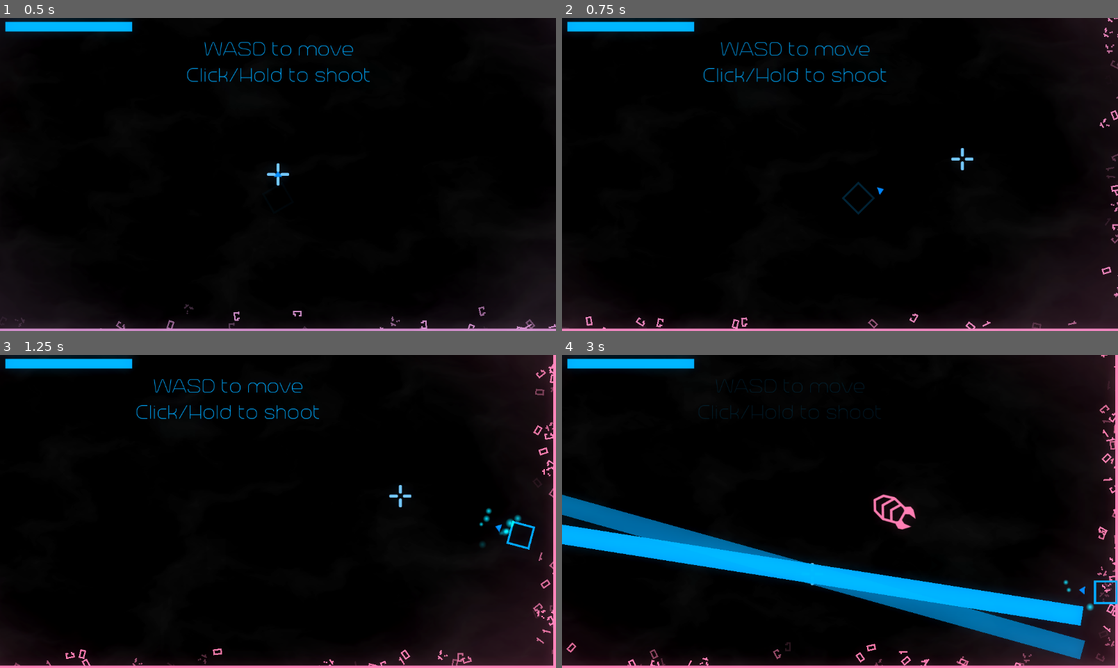
Above: before the commit, frames 1-4 (two rows, left to right).
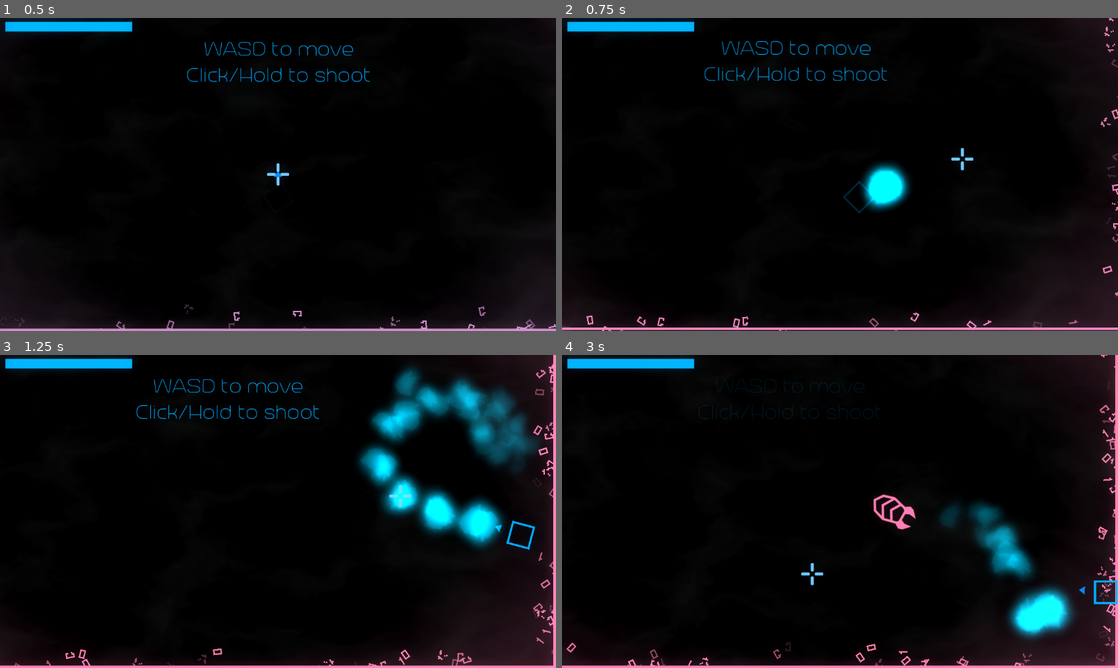
Above: after the commit, the same moments.

Repository: ArandomPsi/campfirejamthingy
Game: Godot game, scene res://scenes/testmap.tscn
The game is run twice, just before and just after one commit, with the same random seed, the same clock (stepped at 60 frames per second) and the same inputs. This scene is started directly instead of the project's main scene.
Inputs (mouse positions are in pixels of both pictures, inside the frame that each line leads up to):
- Up to frame 1 (0.5 s): no input
- Up to frame 2 (0.75 s): move the mouse to (962, 158) at 0.52 s; press the mouse at (962, 158) at 0.53 s; hold D (right) from 0.53 s (still down)
- Up to frame 3 (1.25 s): keep holding D (right)
- Up to frame 4 (3 s): move the mouse to (728, 527) at 1.27 s; release D (right) at 1.28 s; release the mouse at (728, 527) at 1.28 s; hold S (down) 1.28-2.03 s; click (728, 527) at 1.35 s; move the mouse to (895, 442) at 2.02 s; press the mouse at (895, 442) at 2.03 s; hold D (right) 2.03-2.78 s; move the mouse to (812, 574) at 2.77 s; release the mouse at (812, 574) at 2.78 s; hold W (up) from 2.78 s (still down); click (812, 574) at 2.85 s

Frame 1 is identical in both runs. In frame 2, 3.6% of the frame differs, in the area x 0-100%, y 0-100%; in frame 3, 8.4%; in frame 4, 13%, in the area x 0-96%, y 44-98%.

Commit message:
Flamethrower go brrrrr
It's to OP

Diff:
--- a/global.gd
+++ b/global.gd
@@ -4,7 +4,7 @@
 var flash : float = 0
 var room : int = 0
 var shake : float = 0
-var playerweapon : int = 4
+var playerweapon : int = 5
 var trueroom : int = 0
 var playerdead : bool = false
 
--- a/scenes/player.tscn
+++ b/scenes/player.tscn
@@ -1,10 +1,11 @@
-[gd_scene load_steps=45 format=3 uid="uid://cbha305rydvd2"]
+[gd_scene load_steps=52 format=3 uid="uid://cbha305rydvd2"]
 
 [ext_resource type="Script" path="res://scripts/player.gd" id="1_1b47p"]
 [ext_resource type="Texture2D" uid="uid://bbn8umujge3ki" path="res://assets/baseplayer.svg" id="1_o0pgg"]
 [ext_resource type="Texture2D" uid="uid://bi5mes7qa2r3e" path="res://assets/arrow-2.svg" id="3_pc355"]
 [ext_resource type="Script" path="res://scripts/vfx/flash.gd" id="4_1jcgd"]
 [ext_resource type="Texture2D" uid="uid://8sgyqfqvi4i6" path="res://assets/deltashot.svg" id="4_md74g"]
+[ext_resource type="Texture2D" uid="uid://c5rrkg2w5ppnv" path="res://assets/Flame.png" id="5_8apg7"]
 [ext_resource type="FontFile" uid="uid://buftca15lxprx" path="res://assets/HelloKetta-d99oX.ttf" id="5_c645l"]
 [ext_resource type="Shader" path="res://shaders/fog.gdshader" id="5_dbeld"]
 [ext_resource type="Shader" path="res://shaders/blur.gdshader" id="5_l0h6p"]
@@ -63,7 +64,39 @@
 metadata/_snap_enabled = true
 
 [sub_resource type="CircleShape2D" id="CircleShape2D_4cax6"]
-radius = 34.7723
+radius = 61.1242
+
+[sub_resource type="CanvasItemMaterial" id="CanvasItemMaterial_flae1"]
+blend_mode = 1
+
+[sub_resource type="Gradient" id="Gradient_1dol6"]
+colors = PackedColorArray(1, 1, 1, 1, 1, 1, 1, 0)
+
+[sub_resource type="GradientTexture1D" id="GradientTexture1D_ucxuv"]
+gradient = SubResource("Gradient_1dol6")
+
+[sub_resource type="Curve" id="Curve_fm603"]
+_data = [Vector2(0, 1), 0.0, 0.0, 0, 0, Vector2(1, 0.672476), 0.0, 0.0, 0, 0]
+point_count = 2
+
+[sub_resource type="CurveTexture" id="CurveTexture_e514h"]
+curve = SubResource("Curve_fm603")
+
+[sub_resource type="ParticleProcessMaterial" id="ParticleProcessMaterial_llhdc"]
+particle_flag_disable_z = true
+angle_min = -720.0
+angle_max = 720.0
+spread = 5.488
+initial_velocity_min = 778.62
+initial_velocity_max = 1000.0
+angular_velocity_min = -720.0
+angular_velocity_max = 720.0
+gravity = Vector3(2.08165e-12, 2.08165e-12, 2.08165e-12)
+scale_min = 0.5
+scale_max = 0.7
+scale_curve = SubResource("CurveTexture_e514h")
+color = Color(0, 0.815686, 1, 1)
+color_ramp = SubResource("GradientTexture1D_ucxuv")
 
 [sub_resource type="CircleShape2D" id="CircleShape2D_hqeyf"]
 radius = 14.0357
@@ -216,9 +249,8 @@
 
 [node name="deltashot" type="Sprite2D" parent="arrow"]
 modulate = Color(0, 0.686275, 1, 0)
-position = Vector2(140, 5)
-rotation = 2.44065
-scale = Vector2(4.05821, 4.05821)
+position = Vector2(55, 2.08165e-12)
+scale = Vector2(2, 2)
 texture = ExtResource("4_md74g")
 
 [node name="hitbox" type="Area2D" parent="arrow/deltashot"]
@@ -229,6 +261,16 @@
 position = Vector2(0.376637, 0.317845)
 shape = SubResource("CircleShape2D_4cax6")
 disabled = true
+
+[node name="flamethrower" type="GPUParticles2D" parent="arrow"]
+material = SubResource("CanvasItemMaterial_flae1")
+position = Vector2(49, 0)
+emitting = false
+amount = 50
+process_material = SubResource("ParticleProcessMaterial_llhdc")
+texture = ExtResource("5_8apg7")
+lifetime = 0.5
+fixed_fps = 60
 
 [node name="Camera2D" type="Camera2D" parent="."]
 limit_left = 0
--- a/scenes/thefirewall.tscn
+++ b/scenes/thefirewall.tscn
@@ -44,24 +44,6 @@
 color = Color(1, 0.521569, 0.729412, 1)
 color_ramp = SubResource("GradientTexture1D_5u14k")
 
-[sub_resource type="Animation" id="Animation_l7lsk"]
-resource_name = "flashfire"
-length = 4.5
-tracks/0/type = "method"
-tracks/0/imported = false
-tracks/0/enabled = true
-tracks/0/path = NodePath(".")
-tracks/0/interp = 1
-tracks/0/loop_wrap = true
-tracks/0/keys = {
-"times": PackedFloat32Array(0),
-"transitions": PackedFloat32Array(1),
-"values": [{
-"args": [],
-"method": &"spawnflashfire"
-}]
-}
-
 [sub_resource type="Animation" id="Animation_xkddc"]
 resource_name = "enemy"
 length = 3.0
@@ -95,6 +77,24 @@
 "values": [{
 "args": [],
 "method": &"spawnfireball"
+}]
+}
+
+[sub_resource type="Animation" id="Animation_l7lsk"]
+resource_name = "flashfire"
+length = 4.5
+tracks/0/type = "method"
+tracks/0/imported = false
+tracks/0/enabled = true
+tracks/0/path = NodePath(".")
+tracks/0/interp = 1
+tracks/0/loop_wrap = true
+tracks/0/keys = {
+"times": PackedFloat32Array(0),
+"transitions": PackedFloat32Array(1),
+"values": [{
+"args": [],
+"method": &"spawnflashfire"
 }]
 }
 
--- a/scripts/bullet.gd
+++ b/scripts/bullet.gd
@@ -5,12 +5,14 @@
 @export var damage : int = 2
 @export var dagger : bool = false
 var back : bool = false
+@export var flame : bool = false
 
 
 func _ready():
-	var b = preload("res://scenes/sounds/shoot.tscn").instantiate()
-	get_tree().root.add_child(b)
-	b.position = position
+	if not flame:
+		var b = preload("res://scenes/sounds/shoot.tscn").instantiate()
+		get_tree().root.add_child(b)
+		b.position = position
 	rotation_degrees += randf_range(-accuracy,accuracy)
 	if dagger:
 		$Sprite2D.texture = preload("res://assets/Dagger.svg")
--- a/scripts/player.gd
+++ b/scripts/player.gd
@@ -5,9 +5,9 @@
 var movedir : Vector2
 var shotcooldown : float = 0
 
-var shottype : int = 4
-var shotcooldowns : Array = [15,50,5,50,0]
-var stats : Array[float] = [1,1,1,1,1,1,1]
+var shottype : int = 5
+var shotcooldowns : Array = [15,50,5,50,0,5]
+var stats : Array[float] = [1,1,1,1,1,1,2]
 var specialshotcharge : float = 0
 var prev_def_stat : float = 1
 var prev_inv_stat : float = 1
@@ -101,8 +101,8 @@
 				$arrow/charge.emitting = true
 				if stats[6] > 1:
 					$arrow/deltashot.modulate.a = specialshotcharge / 20
-					$arrow/deltashot.rotation_degrees += specialshotcharge / 2
-					saw_spd -= delta / 30
+					$arrow/deltashot.rotation_degrees += specialshotcharge / 1.5
+					saw_spd -= specialshotcharge / 20
 					saw_spd = clamp(saw_spd, 0.01, 0.5)
 					$arrow/deltashot/hitbox/dscoll.disabled = false
 			if Input.is_action_just_released("shoot"):
@@ -112,10 +112,14 @@
 				saw_spd = 0.5
 				$arrow/deltashot.modulate.a = 0
 				$arrow/deltashot/hitbox/dscoll.disabled = true
-		3,2,1,0:
+		_:
 			if Input.is_action_pressed("shoot") and shotcooldown < 1 and iframes < (maxiframes / 4):
 				shoot()
 				shotcooldown = shotcooldowns[shottype]
+				if shottype == 5:
+					$arrow/flamethrower.emitting = true
+			else:
+				$arrow/flamethrower.emitting = false
 
 	#no moving while the upgrade
 	if $hud/table.visible:
@@ -222,6 +226,22 @@
 				b.look_at(get_global_mouse_position())
 				get_tree().root.add_child(b)
 				print(str(b.damage))
+		5:
+			global.shake += 1
+			for i in range(int(1 * (stats[4] * 2))):
+				var b = preload("res://scenes/bullets/bullet.tscn").instantiate()
+				b.flame = true
+				b.position = $arrow.global_position + $arrow.transform.x * $arrow.offset.x
+				b.maxdistance = 15
+				b.speed *= 1.5
+				b.accuracy = 1
+				b.damage = 1 + stats[0] * 2
+				b.get_child(0).visible = false
+				b.get_child(1).scale *= 2
+				b.look_at(get_global_mouse_position())
+				get_tree().root.add_child(b)
+
+
 
 
 func damage(amount):
--- a/scripts/titlescreen.gd
+++ b/scripts/titlescreen.gd
@@ -5,7 +5,8 @@
 ">Noob OS \n --Low Range, High Damage; 'Caesoh' -The average gen alpha kid",
 ">Rayul OS \n --I NEED MOOER BOULETSS!!! HASTA LA VISTA BABY! Now DATS a biga weapon! BRRRRRRRRRRRRRRRRRRR",
 ">Bannana Man OS \n --Gifted by the bannana man",
-">Ripper OS \n --3,2,1 let it rip! hold for damage"]
+">Ripper OS \n --3,2,1 let it rip! hold for damage",
+">Arsonist OS \n --I watched the world burn"]
 
 var pressed : bool = false
 
@@ -24,7 +25,7 @@
 	$monitor/PointLight2D.energy = randf_range(0.45,0.5)
 	$Lamp2/PointLight2D.energy = randf_range(0.1,0.14)
 	$Lamp2/PointLight2D2.energy = randf_range(3,3.2)
-	currentweaponthingy = clampi(currentweaponthingy,0,4)
+	currentweaponthingy = clampi(currentweaponthingy,0,5)
 	$Ps5/down/PointLight2D3.visible = true
 	$Ps5/up/PointLight2D2.visible = true
 
